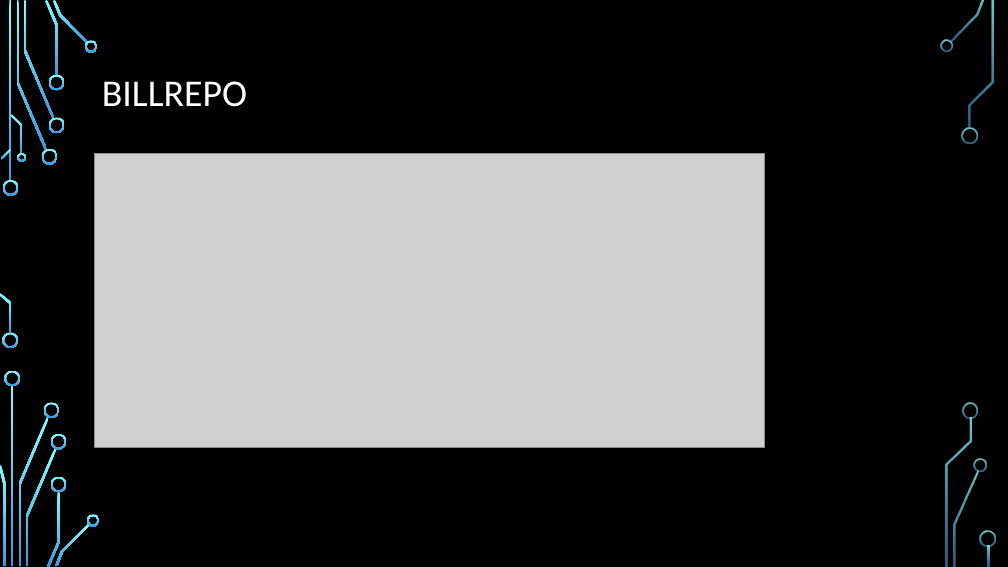
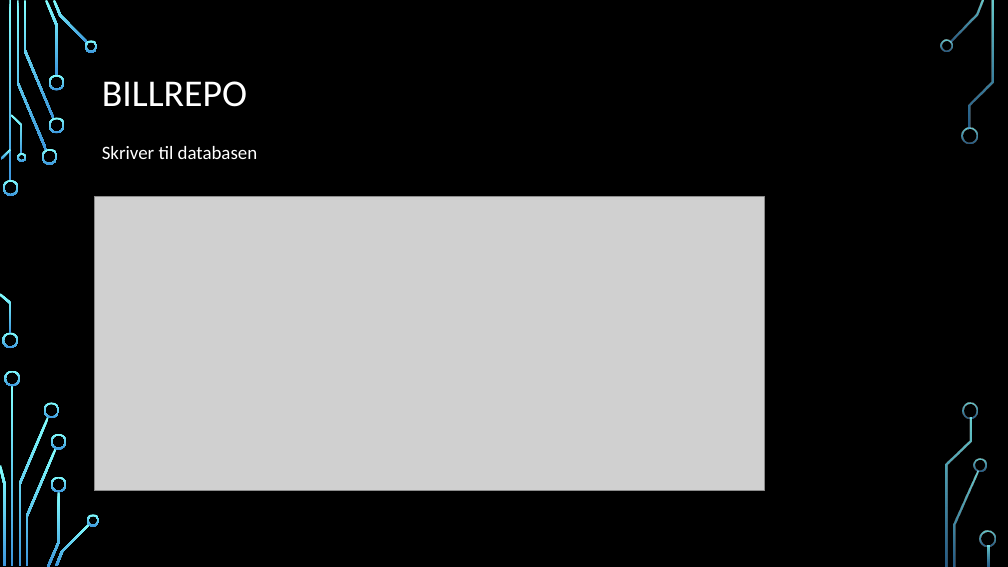
Before and after one commit to ultracake/KeaBank, a slide deck: slide 3 of Kea bank Android App.pptx. Drawn at 1008x567 pixels with LibreOffice and Linux fonts; fonts in the diff are those of the drawing; grey boxes stand for pictures; background and template pictures are left out. Boxes give left, top, right and bottom in pixels: in the first picture for what was removed or moved away, otherwise in the second. Text is boxed around its words. In the diff, an @@ line names an element or a change of style, - is before the commit and + after.

```diff
--- a/Kea bank Android App.pptx
+++ b/Kea bank Android App.pptx
@@ text added at (102,146,258,159), 18 pt, text #FFFFFF @@
+Skriver til databasen
@@ picture: place and size @@
-picture at (95,154,765,448)
+picture at (95,197,765,492)
```
Also in this commit, not shown: 2 other slides changed, 2 slides added, 2 slides removed.
